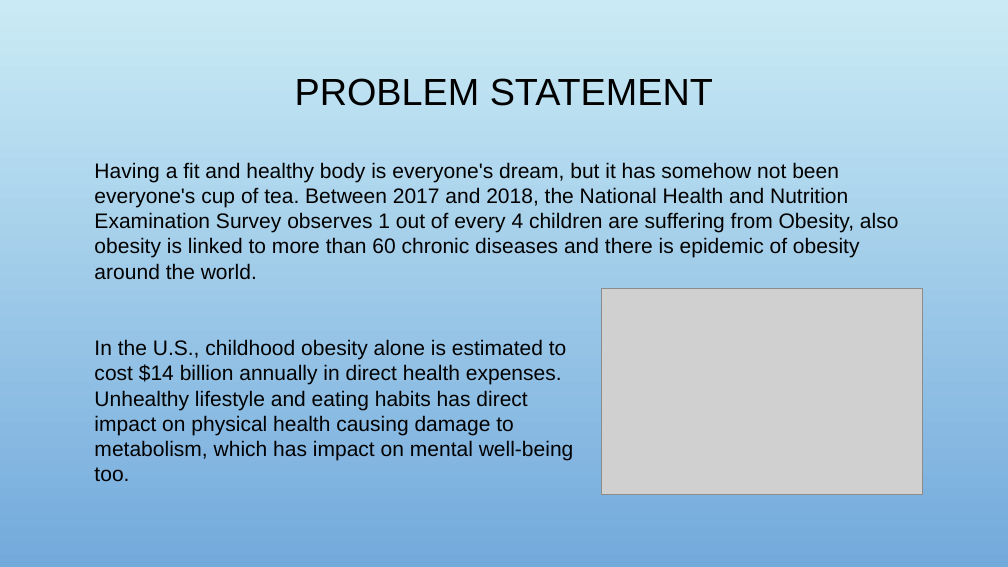
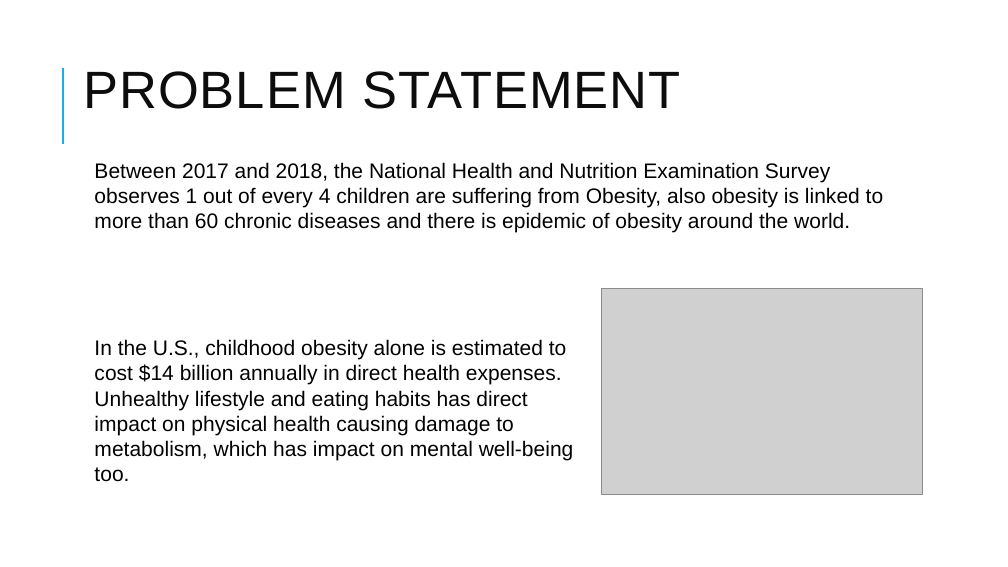
Before and after one commit to RaviTeja444/health-wellness, a slide deck: slide 3 of docs/presentation/Walk_Tracker.pptx. Drawn at 1008x567 pixels with LibreOffice and Linux fonts; fonts in the diff are those of the drawing; grey boxes stand for pictures; background and template pictures are left out. Boxes give left, top, right and bottom in pixels: in the first picture for what was removed or moved away, otherwise in the second. Text is boxed around its words. In the diff, an @@ line names an element or a change of style, - is before the commit and + after.

```diff
--- a/docs/presentation/Walk_Tracker.pptx
+++ b/docs/presentation/Walk_Tracker.pptx
@@ background picture (left out) to #FFFFFF @@
@@ title "PROBLEM STATEMENT" at bbox=[83, 71, 681, 109]: size 36 to 50 pt, text colour #000000 to #0D0D0D, letter spacing 0 to 1 pt; alignment centre to left; line spacing 0.9 to 0.8 @@
@@ line added from (63, 144) to (63, 68), #1CADE4 1.5 pt @@
@@ text at bbox=[94, 162, 884, 233]: text changed @@
-Having a fit and healthy body is everyone's dream, but it has somehow not been everyone's cup of tea. Between 2017 and 2018, the National Health and Nutrition Examination Survey observes 1 out of every 4 children are suffering from Obesity, also obesity is linked to more than 60 chronic diseases and there is epidemic of obesity around the world.
+Between 2017 and 2018, the National Health and Nutrition Examination Survey observes 1 out of every 4 children are suffering from Obesity, also obesity is linked to more than 60 chronic diseases and there is epidemic of obesity around the world.
```
Also in this commit, not shown: 13 other slides changed.
